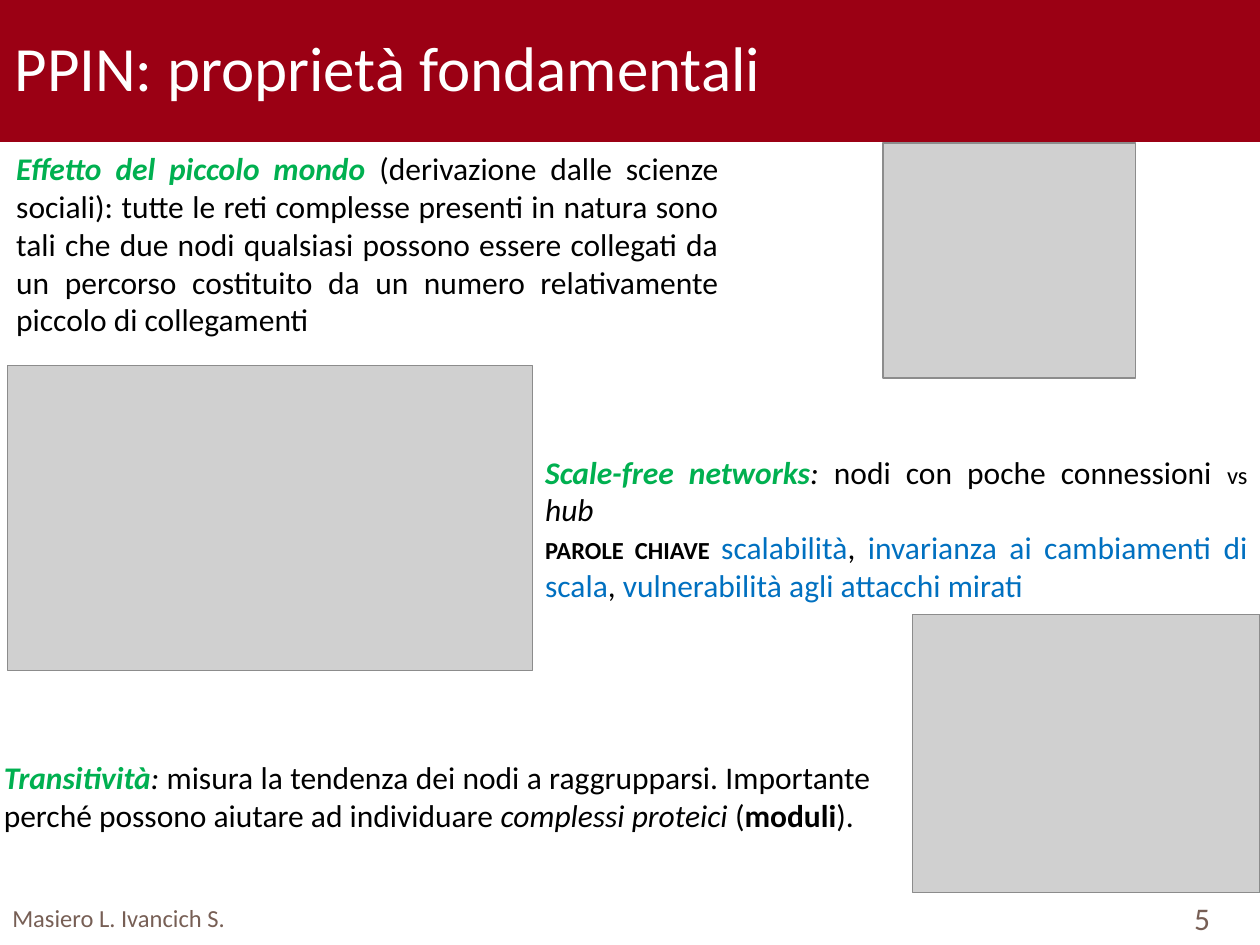
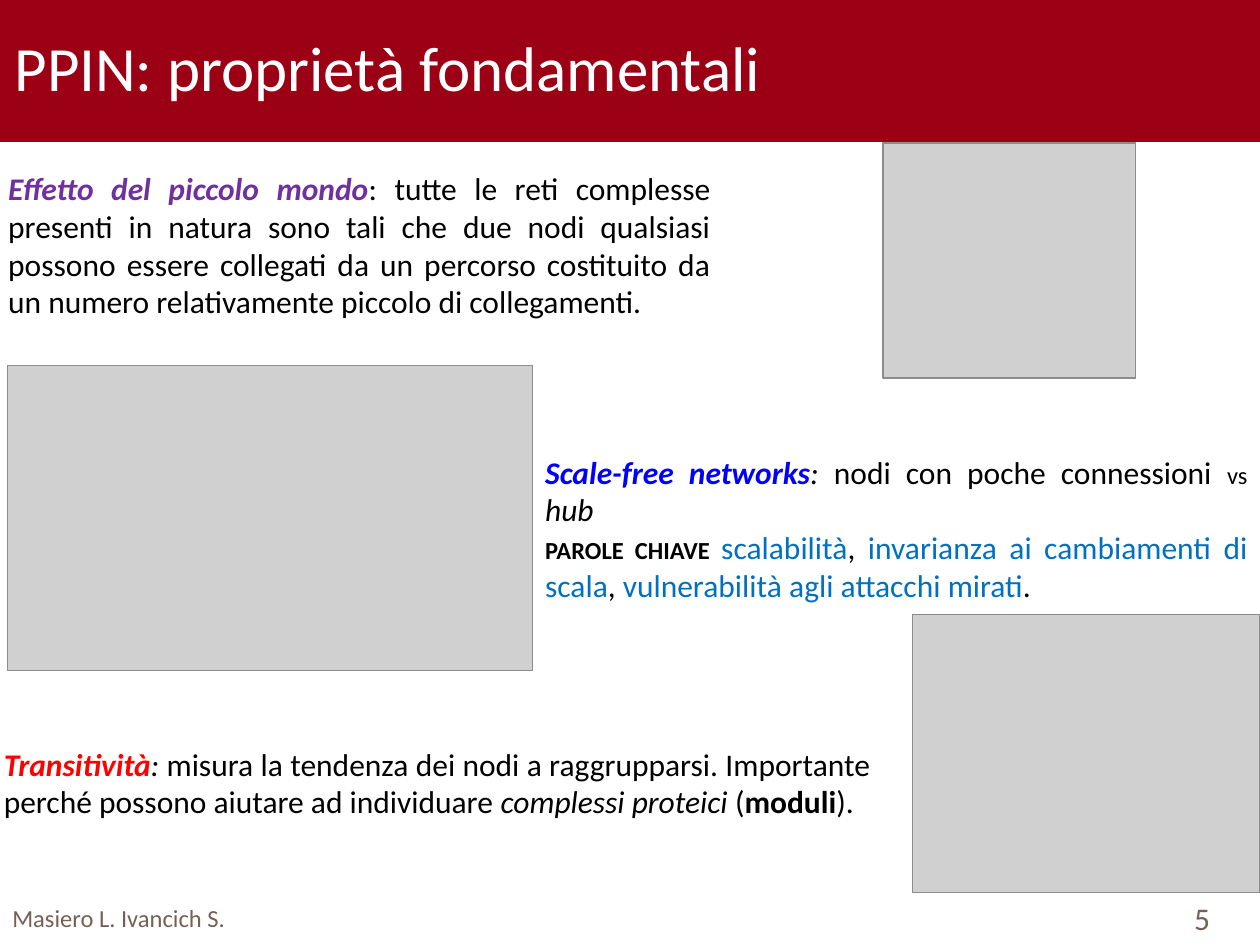
Before and after one commit to TyllanDrake/NetworkAlignment, a slide deck: slide 5 of Presentation/Presentation.pptx. Drawn at 1260x945 pixels with LibreOffice and Linux fonts; fonts in the diff are those of the drawing; grey boxes stand for pictures; background and template pictures are left out. Boxes give left, top, right and bottom in pixels: in the first picture for what was removed or moved away, otherwise in the second. Text is boxed around its words. In the diff, an @@ line names an element or a change of style, - is before the commit and + after.

```diff
--- a/Presentation/Presentation.pptx
+++ b/Presentation/Presentation.pptx
@@ text at (8,178,710,319): text changed @@
-Effetto del piccolo mondo (derivazione dalle scienze sociali): tutte le reti complesse presenti in natura sono tali che due nodi qualsiasi possono essere collegati da un percorso costituito da un numero relativamente piccolo di collegamenti
+Effetto del piccolo mondo: tutte le reti complesse presenti in natura sono tali che due nodi qualsiasi possono essere collegati da un percorso costituito da un numero relativamente piccolo di collegamenti.
@@ text at (545,462,1248,522): text colour #00B050 to #0000FF in "Scale-free networks:" @@
@@ text at (545,537,1248,603): text changed @@
-PAROLE CHIAVE scalabilità, invarianza ai cambiamenti di scala, vulnerabilità agli attacchi mirati
+PAROLE CHIAVE scalabilità, invarianza ai cambiamenti di scala, vulnerabilità agli attacchi mirati.
@@ text "Transitività: misura la tendenza dei ...": place and size @@
-text "Transitività: misura la tendenza dei ..." at (4,767,870,832)
+text "Transitività: misura la tendenza dei ..." at (4,754,870,818)
@@ text "Transitività: misura la tendenza dei ..." at (4,754,870,818): text colour #00B050 to #FF0000 in "Transitività:" @@
```
Also in this commit, not shown: 9 other slides changed, 1 slide added.
